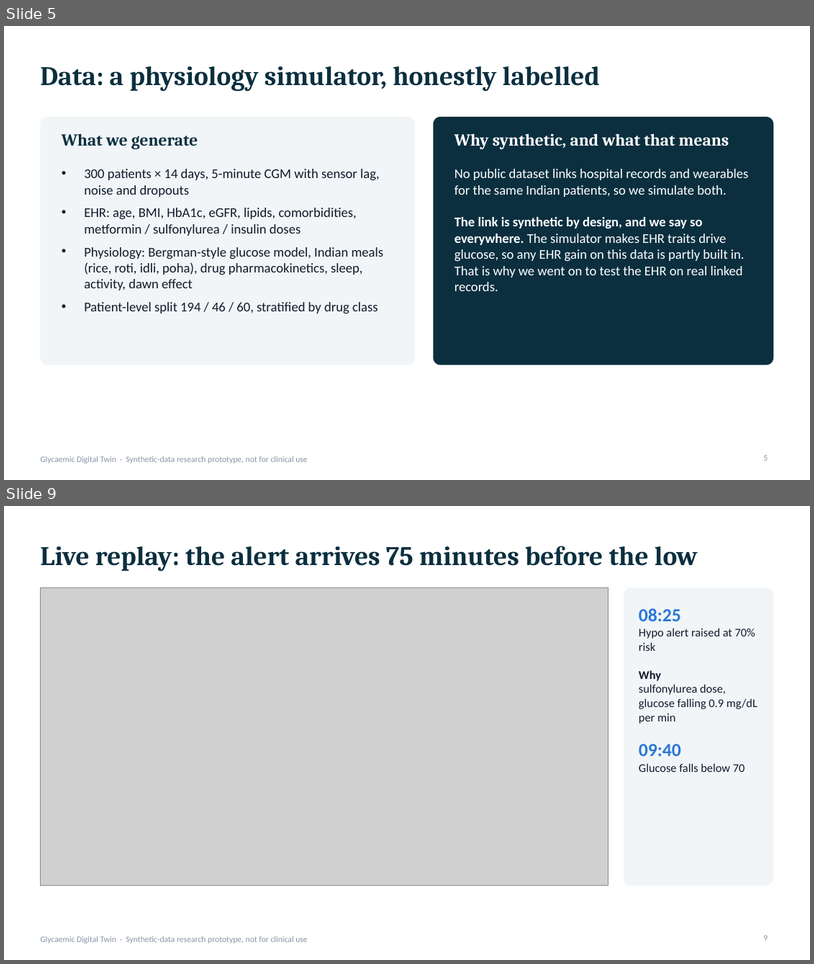
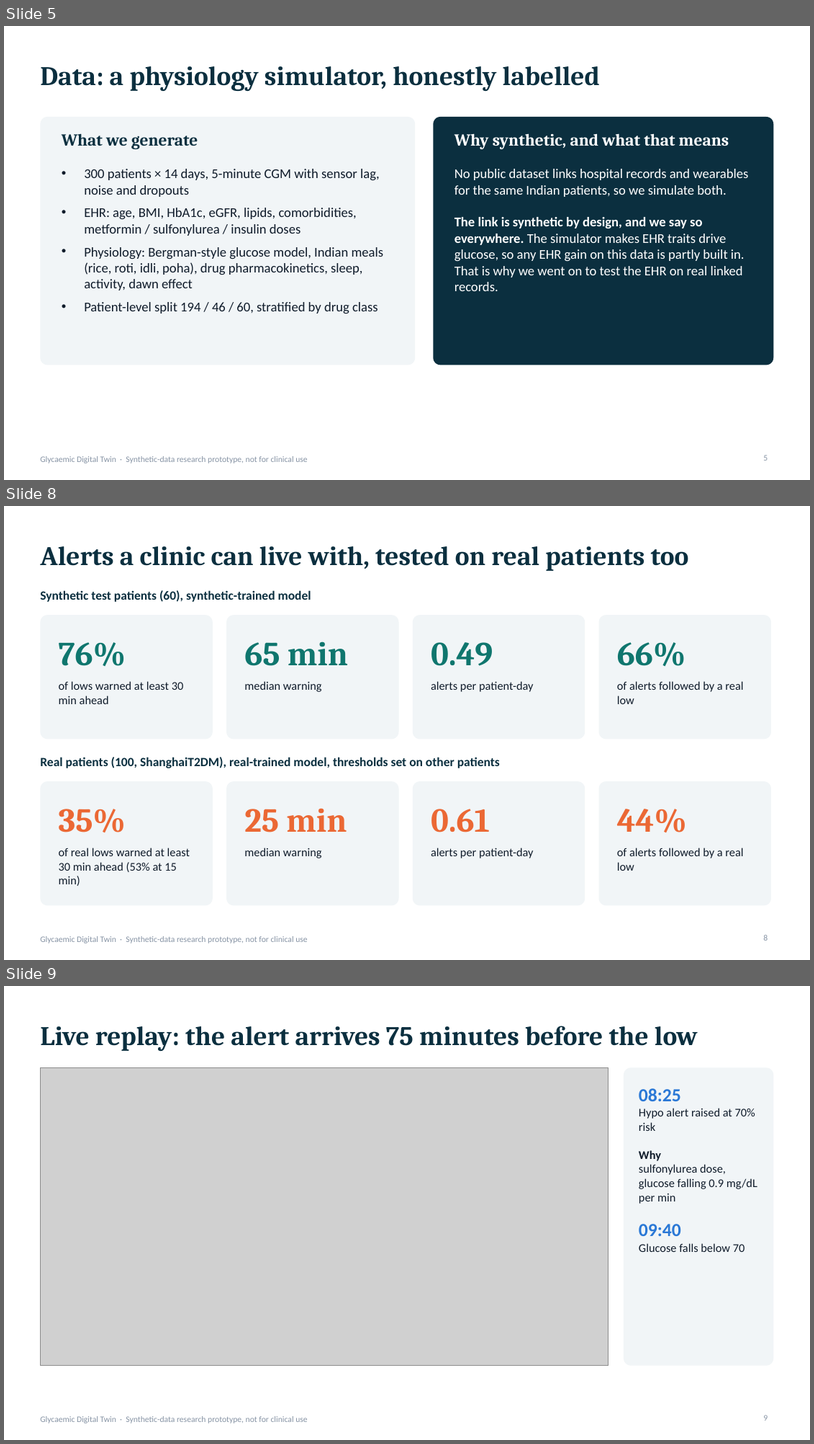
Before and after one commit to AkhileshNalla11/Sync-and-Predict_BITSoM, a slide deck: docs/presentation.pptx. Shown one above the other, each under a label of ours: slides 5 and 9 before the commit, slides 5, 8 and 9 after it; the slides between them are not shown. The pictures are 814x964 and 814x1444 pixels, drawn with LibreOffice and Linux fonts; fonts in the diff are those of the drawing; grey boxes stand for pictures. Boxes give left, top, right and bottom in pixels: in the first picture for what was removed or moved away, otherwise in the second. Text is boxed around its words. In the diff, an @@ line names an element or a change of style, - is before the commit and + after.

```diff
--- a/docs/presentation.pptx
+++ b/docs/presentation.pptx
@@ slide 8 added at box(4, 506, 810, 960), background #FFFFFF; not listed: 1 template element that a slide beside it also shows @@
@@ title added at box(40, 546, 689, 571), 32 pt, text #0B2F3F, bold @@
+Alerts a clinic can live with, tested on real patients too
@@ text added at box(40, 590, 311, 602), 15 pt, text #0B2F3F, bold @@
+Synthetic test patients (60), synthetic-trained model
@@ rounded rectangle added at box(40, 615, 213, 739), fill #F1F5F7 @@
@@ rounded rectangle added at box(226, 615, 399, 739), fill #F1F5F7 @@
@@ rounded rectangle added at box(413, 615, 585, 739), fill #F1F5F7 @@
@@ rounded rectangle added at box(599, 615, 772, 739), fill #F1F5F7 @@
@@ text added at box(59, 642, 126, 666), 40 pt, text #0F766E, bold @@
+76%
@@ text added at box(244, 641, 348, 666), 40 pt, text #0F766E, bold @@
+65 min
@@ text added at box(431, 642, 493, 666), 40 pt, text #0F766E, bold @@
+0.49
@@ text added at box(617, 642, 687, 666), 40 pt, text #0F766E, bold @@
+66%
@@ text added at box(59, 681, 184, 704), 14 pt, text #0F1B2A @@
+of lows warned at least 30 min ahead
@@ text added at box(244, 681, 322, 692), 14 pt, text #0F1B2A @@
+median warning
@@ text added at box(431, 681, 534, 692), 14 pt, text #0F1B2A @@
+alerts per patient-day
@@ text added at box(617, 681, 743, 704), 14 pt, text #0F1B2A @@
+of alerts followed by a real low
@@ text added at box(40, 757, 500, 768), 15 pt, text #0B2F3F, bold @@
+Real patients (100, ShanghaiT2DM), real-trained model, thresholds set on other patients
@@ rounded rectangle added at box(40, 781, 213, 906), fill #F1F5F7 @@
@@ rounded rectangle added at box(226, 781, 399, 906), fill #F1F5F7 @@
@@ rounded rectangle added at box(413, 781, 585, 906), fill #F1F5F7 @@
@@ rounded rectangle added at box(599, 781, 772, 906), fill #F1F5F7 @@
@@ text added at box(244, 808, 347, 832), 40 pt, text #EB6834, bold @@
+25 min
@@ text added at box(59, 808, 126, 832), 40 pt, text #EB6834, bold @@
+35%
@@ text added at box(431, 808, 490, 832), 40 pt, text #EB6834, bold @@
+0.61
@@ text added at box(617, 808, 687, 832), 40 pt, text #EB6834, bold @@
+44%
@@ text added at box(59, 847, 190, 885), 14 pt, text #0F1B2A @@
+of real lows warned at least 30 min ahead (53% at 15 min)
@@ text added at box(244, 847, 322, 858), 14 pt, text #0F1B2A @@
+median warning
@@ text added at box(431, 847, 534, 858), 14 pt, text #0F1B2A @@
+alerts per patient-day
@@ text added at box(617, 847, 743, 870), 14 pt, text #0F1B2A @@
+of alerts followed by a real low
@@ page number added at box(764, 934, 768, 940), 10 pt, text #8794A5 @@
+8
```
Also in this commit, not shown: 3 slides changed, 1 slide removed, 19 other files.
